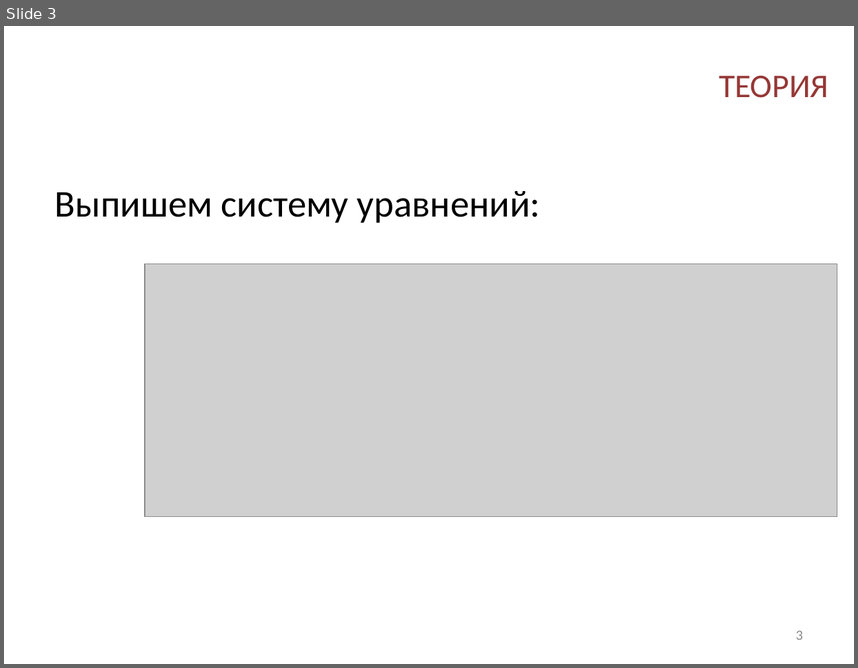
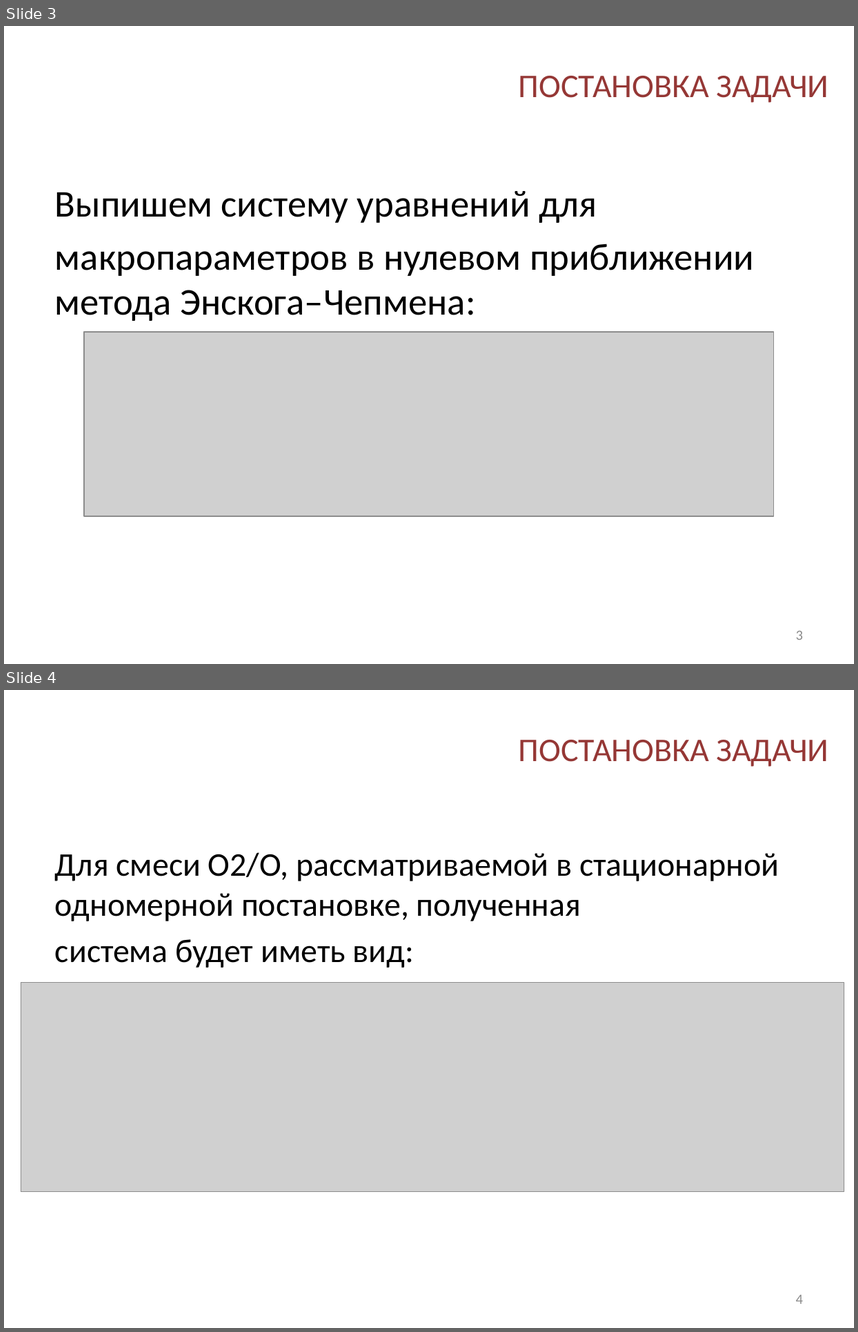
Before and after one commit to SpinSpinSugar/lectures, a slide deck: Student_conference/Relaxation_after_shockwave_ru.pptx. Shown one above the other, each under a label of ours: slide 3 before the commit, slides 3 and 4 after it. The pictures are 858x668 and 858x1332 pixels, drawn with LibreOffice and Linux fonts; fonts in the diff are those of the drawing; grey boxes stand for pictures; background and template pictures are left out. Boxes give left, top, right and bottom in pixels: in the first picture for what was removed or moved away, otherwise in the second. Text is boxed around its words. In the diff, an @@ line names an element or a change of style, - is before the commit and + after.

```diff
--- a/Student_conference/Relaxation_after_shockwave_ru.pptx
+++ b/Student_conference/Relaxation_after_shockwave_ru.pptx
@@ slide 4 added at <box>4,690,854,1328</box>, background picture (left out) @@
@@ title added at <box>519,740,829,767</box>, 28 pt, text #953735 @@
+ПОСТАНОВКА ЗАДАЧИ
@@ text added at <box>55,852,779,967</box>, 28 pt, text #000000 @@
+Для смеси O2/O, рассматриваемой в стационарной одномерной постановке, полученная
+система будет иметь вид:
@@ picture added at <box>21,983,844,1192</box> @@
@@ page number added at <box>796,1294,803,1303</box>, 12 pt, text #8C8C8C @@
+4
@@ slide 3 changed as well @@
@@ title at <box>519,76,829,103</box>: text changed @@
-ТЕОРИЯ
+ПОСТАНОВКА ЗАДАЧИ
@@ text at <box>55,191,754,321</box>: text changed @@
-Выпишем систему уравнений:
+Выпишем систему уравнений для
+макропараметров в нулевом приближении метода Энскога–Чепмена:
@@ picture: place and size @@
-picture at <box>145,264,838,517</box>
+picture at <box>84,332,774,517</box>
```
Also in this commit, not shown: 4 other slides changed, 3 other slides added, 3 slides removed, 3 other files.
